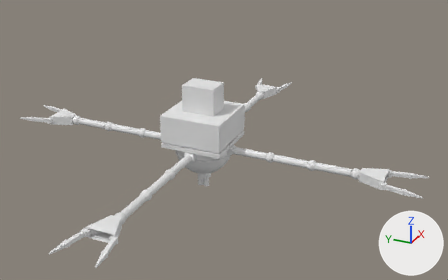
One commit to the Blender file Assets/models/cave/room02/room02f_miner.blend: the scene before it, then after it.
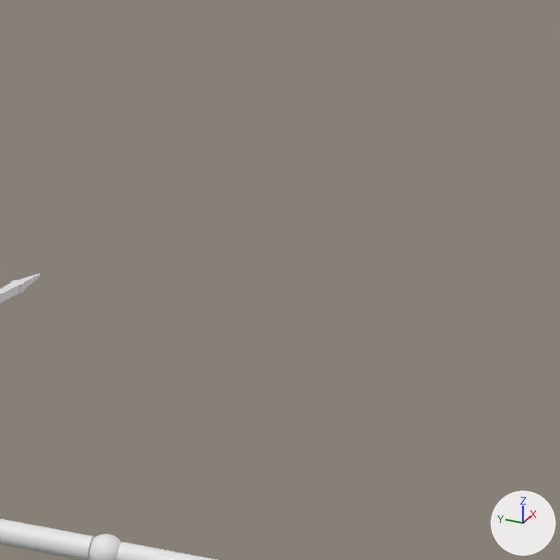
Old and new are each drawn whole from a 50 mm camera at (-220.14, -127.77, 5.05) aimed at (-183.7, -111.38, -13.17) and again close up on the part from 63% to 100% of the width and 0% to 60% of the height. Every picture has the same lights, and +X, +Y and +Z are marked at lower right.

Objects in the first close-up: 'arm_digits.002'.
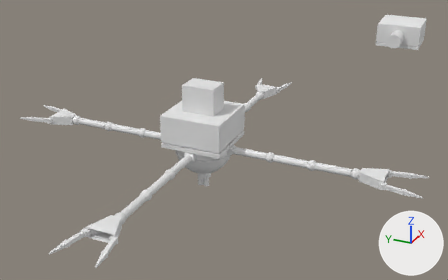
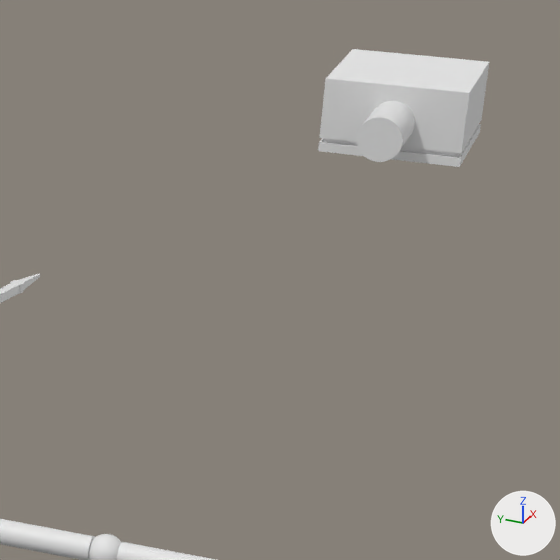
Where the change shows, as pixel boxes [x1, y1, x2, y2] in the close-ups (560 x 560 px):
'body.001', added: after [318, 49, 489, 167]
'Cylinder', added: after [356, 101, 415, 162]

Edits to the bpy script that builds the scene:
```text
Add me_cylinder:
    me_cylinder.from_pydata(...)  # a 32-sided cylinder along x spanning x -1.0..1.0, y -1.0..1.0, z -1.0..1.0
    me_cylinder.polygons.foreach_set('use_smooth', [True] * 34)
Add ob_body_001:
    ob_body_001 = bpy.data.objects.new('body.001', me_cube_008.copy())  # the mesh of ob_body
    ob_body_001.location = (-162.6, -119.64, -9.53)
    ob_body_001.scale = (0.901, 0.901, 1.0)
Add ob_cylinder:
    ob_cylinder = bpy.data.objects.new('Cylinder', me_cylinder)
    ob_cylinder.location = (-165.37, -119.64, -9.53)
    ob_cylinder.scale = (0.953, 0.588, 0.588)
    _m = ob_cylinder.modifiers.new('EdgeSplit', 'EDGE_SPLIT')
```
